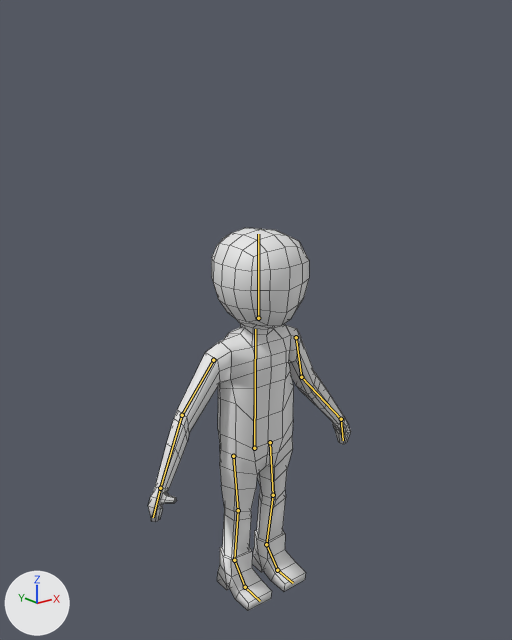
An edit to the Blender file KinderGardenBattle/Assets/Resources/Le perso animé.blend, drawn before and after from the same camera.
Before and after are seen from a 50 mm camera at (-15.13, -18.92, 10.77) aimed at (0.24, 0.29, 3.08). Every picture has the same lights, and +X, +Y and +Z are marked at lower left. The bones that bend it are drawn over the model as lines. Mesh edges are drawn as thin lines.
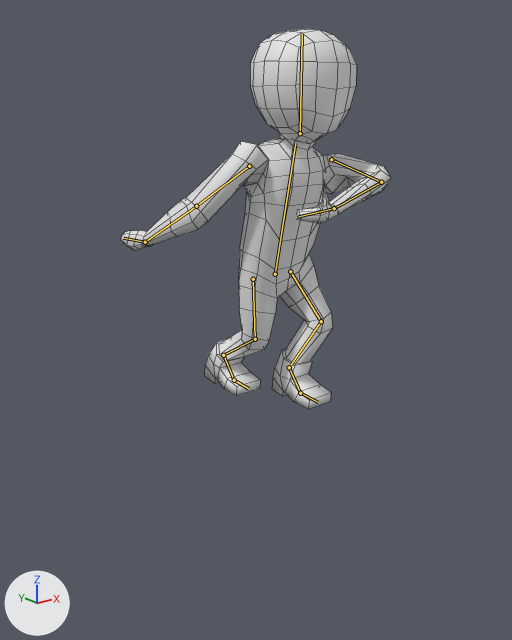
The newer file adds an action. The first version stands in its rest pose; the second is drawn at frame 10 of the action 'Coup de Bouclier'.

Where the change shows, as pixel boxes (x1, y1, x2, y2) in the pictures (512 x 640 px):
'Cube', posed (33% wider)
    before: (148, 324, 351, 611)
    after: (121, 136, 391, 409)
'Cube.001', posed (10% wider, 13% taller)
    before: (212, 228, 309, 329)
    after: (250, 29, 357, 143)
bone 'Corps', root to tip
    before: (254, 448) to (255, 329)
    after: (275, 274) to (295, 143)
bone 'Bras.R', root to tip
    before: (213, 360) to (182, 415)
    after: (249, 166) to (196, 206)
bone 'Avant-Bras.R', root to tip
    before: (182, 415) to (160, 488)
    after: (196, 206) to (145, 242)
bone 'Bras.L', root to tip
    before: (296, 337) to (301, 377)
    after: (331, 159) to (381, 182)
bone 'Avant-Bras.L', root to tip
    before: (301, 377) to (341, 419)
    after: (381, 182) to (334, 208)
bone 'Main.L', root to tip
    before: (341, 419) to (343, 440)
    after: (334, 208) to (299, 216)
bone 'Tete', root to tip
    before: (258, 318) to (258, 234)
    after: (300, 133) to (302, 34)

The edits, one by one:
Bone 'Corps' (bone_corps) moves from (0.0, 0.0, 0.0) to (1.08, 6.57, -0.27).
Bone 'Corps' (bone_corps) turns from (0, 0, 0) to (11, 0, 0) degrees about its own x, y and z.
Bone 'Bras.R' (bone_bras_r) moves from (0.0, 0.0, 0.0) to (0.04, -0.07, -0.02).
Bone 'Bras.R' (bone_bras_r) turns from (0, 0, 0) to (-27, -51, 13) degrees about its own x, y and z.
Bone 'Avant-Bras.R' (bone_avant_bras_r) turns from (0, 0, 0) to (-17, -8, -35) degrees about its own x, y and z.
Bone 'Bras.L' (bone_bras_l) moves from (0.0, 0.0, 0.0) to (0.1, -0.15, -0.06).
Bone 'Bras.L' (bone_bras_l) turns from (0, 0, 0) to (105, 0, 34) degrees about its own x, y and z.
Bone 'Avant-Bras.L' (bone_avant_bras_l) turns from (0, 0, 0) to (-90, -51, 39) degrees about its own x, y and z.
Bone 'Main.L' (bone_main_l) turns from (0, 0, 0) to (-14, -44, -12) degrees about its own x, y and z.
Bone 'Tete' (bone_tete) moves from (0.0, 0.0, 0.0) to (-0.02, -0.08, 0.0).
Bone 'Tete' (bone_tete) turns from (0, 0, 0) to (-11, 0, 0) degrees about its own x, y and z.
Bone 'Pied fixe.L' (bone_pied_fixe_l) moves from (0.0, 0.0, 0.0) to (-0.84, -5.74, 4.94).
Bone 'Pied fixe.R' (bone_pied_fixe_r) moves from (0.0, 0.0, 0.0) to (-1.1, -7.33, 3.31).
